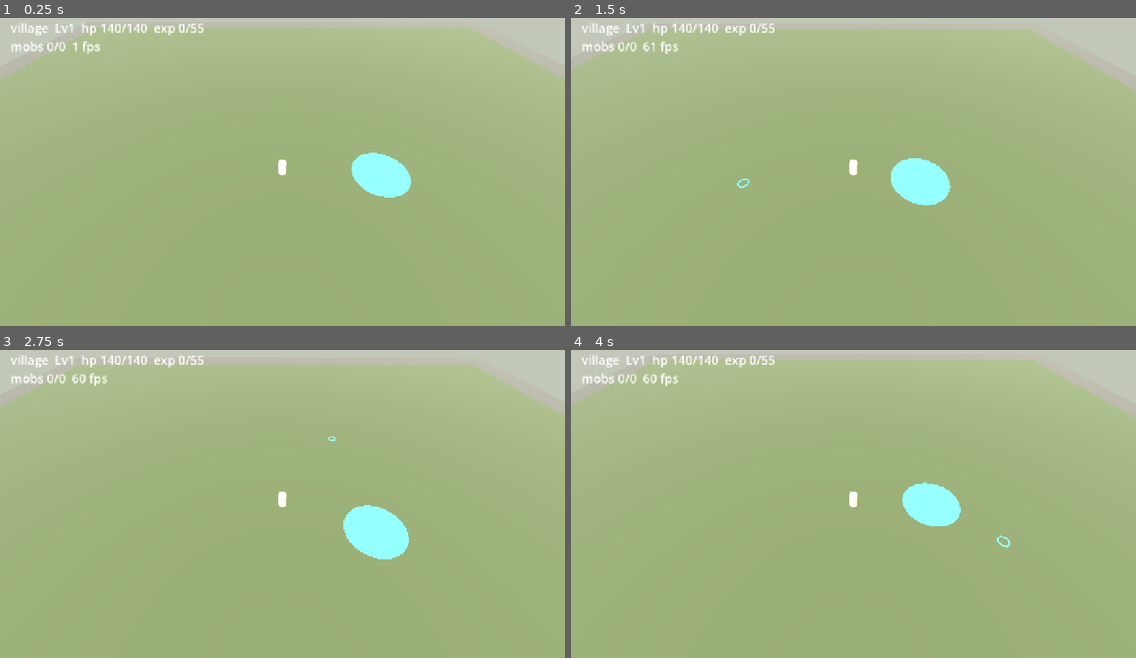
Above: before the commit, frames 1-4 (two rows, left to right).
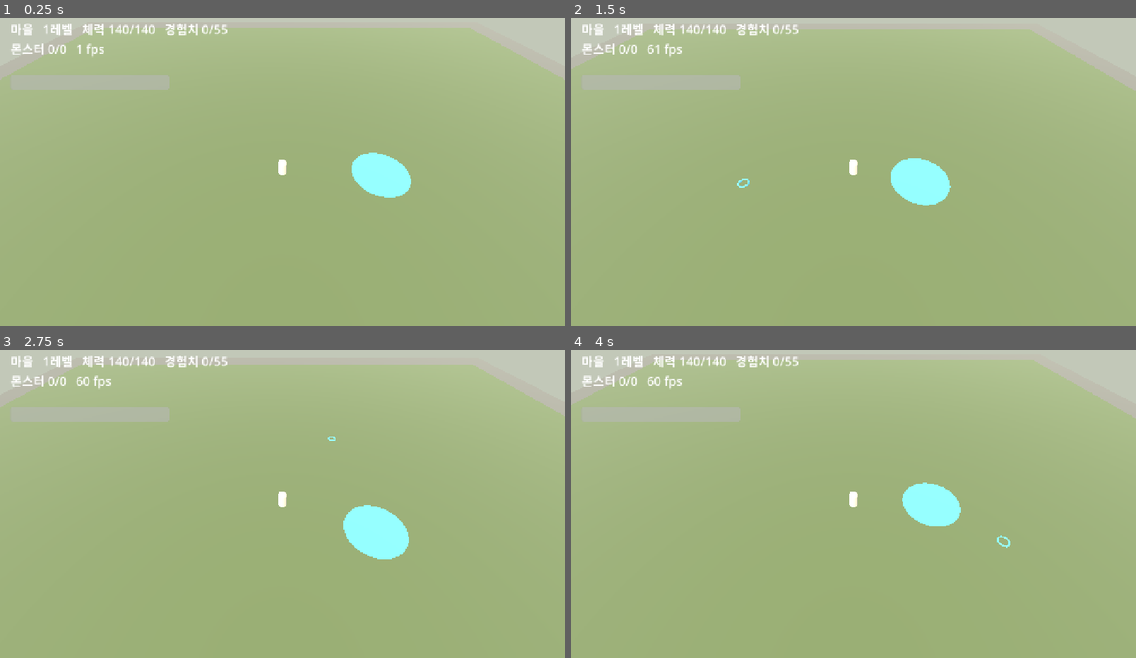
Above: after the commit, the same moments.

Repository: gogoalswo/MMORPG
Game: Godot game, scene res://main.tscn
Two runs of this game, one before a commit and one after it. Both use one fixed random seed, a clock stepped at 60 frames per second and the inputs below.
Inputs (mouse positions are in pixels of both pictures, inside the frame that each line leads up to):
- Up to frame 1 (0.25 s): no input
- Up to frame 2 (1.5 s): tap Enter at 0.5 s; move the mouse to (977, 150) at 0.52 s; click (977, 150) at 0.67 s; move the mouse to (740, 184) at 1.27 s; click (740, 184) at 1.42 s
- Up to frame 3 (2.75 s): move the mouse to (339, 430) at 2.02 s; click (339, 430) at 2.17 s
- Up to frame 4 (4 s): move the mouse to (825, 562) at 2.77 s; click (825, 562) at 2.92 s; move the mouse to (1023, 547) at 3.52 s; click (1023, 547) at 3.67 s

The runs differ from the first frame. In frame 1, 2.3% of the frame differs, in the area x 1-41%, y 1-24%; in frame 2, 2.3%; in frame 3, 2.3%; in frame 4, 2.3%.

Commit message:
고도 이관 8단계: 한글 폰트, 체력바, 사냥터 고르는 화면
- 한글 폰트 — 고도 기본 폰트에 글리프가 없어 그냥 쓰면 네모로 나온다.
  Noto Sans KR 을 완성형 2350자 + ASCII 로 줄여(5.9MB -> 436KB) 테마에 깔았다.
  웹 빌드가 이미 51MB 라 통째로 넣을 수 없었다. 출처와 약관은 docs/ASSETS.md
- 차원문이 **알리기만 한다.** 문에 서면 gate 이벤트를 한 번 보내고, 마을 +
  사냥터 20곳 중 어디로 갈지는 사람이 고른다. 고른 곳이 있는 존인지는
  World 가 다시 본다 — 화면이 보내는 건 요청이다
- 체력바와 한국어 화면 글자 (존 이름·피해·레벨업·사망)

확인: 폰트에 존 21곳·몬스터 60종 이름 글자가 전부 있음, 차원문 단추 21개,
골라서 초원으로 이동, 체력바가 스탯을 따라감, 문 안에 서 있어도 다시 안 알림,
없는 존은 거절. 고도 테스트 8개·npm test 135개·typecheck 통과.

CLAUDE.md 에 "고도 이관 작업은 묻지 말고 합친다" 를 적었다 (2026-09-17).

Co-Authored-By: Claude Opus 5 <noreply@anthropic.com>
Claude-Session: https://claude.ai/code/session_01FWZ5o5cfGG3ogQzQN9Uxud

Diff:
--- a/godot/game/game.gd
+++ b/godot/game/game.gd
@@ -36,6 +36,9 @@
 var _mob_nodes: Dictionary = {}
 ## 마지막으로 일어난 일 한 줄 (맞았다·레벨 올랐다)
 var _last_event := ""
+var _ui_root: Control
+var _hp_bar: ProgressBar
+var _gate_panel: PanelContainer
 
 
 func _ready() -> void:
@@ -50,23 +53,31 @@
 func _on_event(name: StringName, payload: Dictionary) -> void:
 	match name:
 		&"hit":
-			_last_event = "hit %d%s%s" % [
+			var who := "맞음" if payload.get("target_kind", "") == "player" else "피해"
+			_last_event = "%s %d%s%s" % [
+				who,
 				payload.get("amount", 0),
-				"!" if payload.get("crit", false) else "",
-				"  KILL" if payload.get("killed", false) else "",
+				" 치명타!" if payload.get("crit", false) else "",
+				"  처치!" if payload.get("killed", false) else "",
 			]
+		&"levelUp":
+			_last_event = "레벨 %d 이 되었습니다" % payload.get("level", 0)
 		&"swing":
 			# 휘두르는 동안 발이 묶인다는 통보. 그 시간만큼 공격 동작을 튼다
 			_swing_until = Time.get_ticks_msec() + int(payload.get("root_ms", 400))
-		&"levelUp":
-			_last_event = "LEVEL UP %d" % payload.get("level", 0)
 		&"died":
-			_last_event = "YOU DIED - tap to revive in town"
+			_last_event = "쓰러졌습니다 — 아무 데나 눌러 마을에서 되살아나기"
 			_target = Vector3.INF
 			_target_mob = ""
 			_marker.visible = false
+			_gate_panel.visible = false
 		&"revived":
-			_last_event = "revived"
+			_last_event = "마을에서 되살아났습니다"
+		&"gate":
+			# 차원문에 섰다. 어디로 갈지는 사람이 고른다
+			_gate_panel.visible = true
+		&"zone":
+			_last_event = "%s 에 도착했습니다" % GameData.zone(str(payload.get("zone", ""))).get("name", "")
 
 
 ## 존이 바뀌어도 살아 있는 것들
@@ -109,11 +120,79 @@
 
 	var ui := CanvasLayer.new()
 	add_child(ui)
+
+	# 한글 폰트를 테마로 깐다. 고도 기본 폰트에는 한글 글리프가 없어서
+	# 안 깔면 "마을" 이 네모로 나온다 (npm run sync:godot 이 복사해 둔다)
+	_ui_root = Control.new()
+	_ui_root.set_anchors_preset(Control.PRESET_FULL_RECT)
+	# 화면 아무 데나 눌러 걸어야 하므로 UI 바탕은 터치를 먹지 않는다.
+	# 단추는 제 몫을 따로 먹는다
+	_ui_root.mouse_filter = Control.MOUSE_FILTER_IGNORE
+	_ui_root.theme = _make_theme()
+	ui.add_child(_ui_root)
+
 	_label = Label.new()
-	# ASCII 만 쓴다 — 고도 기본 폰트에 한글 글리프가 없다
 	_label.position = Vector2(24, 24)
-	_label.add_theme_font_size_override("font_size", 28)
-	ui.add_child(_label)
+	_ui_root.add_child(_label)
+
+	_hp_bar = ProgressBar.new()
+	_hp_bar.position = Vector2(24, 150)
+	_hp_bar.size = Vector2(360, 34)
+	_hp_bar.show_percentage = false
+	_ui_root.add_child(_hp_bar)
+
+	_build_gate_panel()
+
+
+func _make_theme() -> Theme:
+	var theme := Theme.new()
+	var path := "res://assets/fonts/NotoSansKR-subset.ttf"
+	if ResourceLoader.exists(path):
+		theme.default_font = load(path)
+	theme.default_font_size = 28
+	return theme
+
+
+## 차원문에 서면 뜨는 사냥터 목록. 웹 클라의 ui/zoneGate.ts 와 같은 자리다
+func _build_gate_panel() -> void:
+	_gate_panel = PanelContainer.new()
+	_gate_panel.set_anchors_preset(Control.PRESET_CENTER)
+	_gate_panel.visible = false
+	_ui_root.add_child(_gate_panel)
+
+	var rows := VBoxContainer.new()
+	_gate_panel.add_child(rows)
+
+	var title := Label.new()
+	title.text = "어디로 갈까요"
+	rows.add_child(title)
+
+	var grid := GridContainer.new()
+	grid.columns = 3
+	rows.add_child(grid)
+
+	# 마을 + 사냥터 20곳. 순서는 데이터가 정한다 (zones.json 의 fieldOrder)
+	var ids: Array = [GameData.start_zone()]
+	ids.append_array(GameData.field_order())
+	for id in ids:
+		var zone := GameData.zone(str(id))
+		var button := Button.new()
+		button.text = str(zone.get("name", id))
+		button.pressed.connect(_on_gate_pick.bind(str(id)))
+		grid.add_child(button)
+
+	var close := Button.new()
+	close.text = "닫기"
+	close.pressed.connect(func() -> void: _gate_panel.visible = false)
+	rows.add_child(close)
+
+
+func _on_gate_pick(zone_id: String) -> void:
+	_gate_panel.visible = false
+	_target = Vector3.INF
+	_target_mob = ""
+	_marker.visible = false
+	_transport.send(&"travel", {"zone": zone_id})
 
 
 ## 존 하나를 짓는다. 차원문으로 옮기면 통째로 버리고 다시 짓는다
@@ -397,8 +476,12 @@
 		if int(monster.hp) > 0:
 			alive += 1
 	_player.visible = not bool(me.get("dead", false))
-	_label.text = "%s  Lv%d  hp %d/%d  exp %d/%d\nmobs %d/%d  %d fps\n%s" % [
-		zone_now,
+
+	_hp_bar.max_value = me.stats.maxHp
+	_hp_bar.value = me.hp
+
+	_label.text = "%s   %d레벨   체력 %d/%d   경험치 %d/%d\n몬스터 %d/%d   %d fps\n%s" % [
+		GameData.zone(zone_now).get("name", zone_now),
 		me.level,
 		me.hp,
 		me.stats.maxHp,
--- a/godot/net/local_transport.gd
+++ b/godot/net/local_transport.gd
@@ -34,6 +34,8 @@
 			_world.attack(MY_ID)
 		&"revive":
 			_world.revive(MY_ID)
+		&"travel":
+			_world.travel(MY_ID, str(payload.get("zone", "")))
 		_:
 			push_warning("모르는 메시지: %s" % message)
 
--- a/godot/tests/model_test.gd
+++ b/godot/tests/model_test.gd
@@ -90,10 +90,8 @@
 	if not game._player is Rig:
 		_fail("캐릭터가 모델이 아니다")
 
-	# 차원문(9, 0)으로 밀어 넣는다
-	var me: Dictionary = game._transport.snapshot().players[game._transport.my_id()]
-	me.x = 9.0
-	me.z = 0.0
+	# 사냥터를 골라 옮긴다
+	game._transport.send(&"travel", {"zone": "meadow"})
 	for i in 5:
 		await process_frame
 
--- a/godot/tests/monster_test.gd
+++ b/godot/tests/monster_test.gd
@@ -99,15 +99,38 @@
 
 
 func _case_gate() -> void:
+	# 차원문은 **고르라고 알리기만 한다.** 어디로 갈지는 사람이 고른다
 	var w := _world("village")
 	var gate_pos: Array = w.zone.gate.position
 	var me: Dictionary = w.snapshot().players["me"]
 	me.x = float(gate_pos[0])
 	me.z = float(gate_pos[1])
 	w.step(0.016)
+	if w.zone_id != "village":
+		_fail("고르기도 전에 존이 %s 로 바뀌었다" % w.zone_id)
+	var told := false
+	for e in w.drain_events():
+		if e.get("type", "") == "gate":
+			told = true
+	if not told:
+		_fail("차원문에 섰는데 알려 주지 않았다")
+
+	# 문을 벗어나지 않으면 다시 알리지 않는다 (매 프레임 뜨면 깜빡인다)
+	w.step(0.016)
+	for e in w.drain_events():
+		if e.get("type", "") == "gate":
+			_fail("문 안에 서 있는데 또 알렸다")
+
+	# 고른 곳으로 옮긴다
+	w.travel("me", "meadow")
 	if w.zone_id != "meadow":
-		_fail("차원문에 섰는데 존이 %s 그대로다" % w.zone_id)
+		_fail("고른 곳으로 안 갔다 (%s)" % w.zone_id)
 	elif _mobs(w).size() != 81:
 		_fail("옮긴 존에 몬스터가 안 났다")
 	else:
-		print("  차원문 -> %s, 몬스터 %d마리" % [w.zone_id, _mobs(w).size()])
+		print("  차원문 알림 -> 골라서 %s, 몬스터 %d마리" % [w.zone_id, _mobs(w).size()])
+
+	# 없는 존은 거절한다 — 화면이 보내는 건 요청이다
+	w.travel("me", "없는곳")
+	if w.zone_id != "meadow":
+		_fail("없는 존으로 옮겨졌다")
--- /dev/null
+++ b/godot/tests/ui_test.gd
@@ -0,0 +1,112 @@
+extends SceneTree
+
+## 한글이 실제로 그려지는지, 차원문 화면과 체력바가 도는지 본다.
+##
+## 스크린샷을 찍지 않는다 — 폰트에 글리프가 있는지는 글로 확인할 수 있다.
+##
+##   godot --headless --path godot --script tests/ui_test.gd
+
+const FONT := "res://assets/fonts/NotoSansKR-subset.ttf"
+
+var _failed := 0
+
+
+func _init() -> void:
+	_case_font()
+	_run_scene.call_deferred()
+
+
+func _fail(text: String) -> void:
+	print("  실패 " + text)
+	_failed += 1
+
+
+func _case_font() -> void:
+	if not ResourceLoader.exists(FONT):
+		_fail("폰트가 없다 — npm run sync:godot 을 돌렸나")
+		return
+	var font: Font = load(FONT)
+
+	# 게임에 나오는 글자가 전부 들어 있어야 한다. 없으면 네모로 나온다
+	var sample := "마을 초원 레벨 체력 경험치 몬스터 어디로 갈까요 되살아나기 들늑대 처치 치명타"
+	var missing := ""
+	for ch in sample:
+		if ch == " ":
+			continue
+		if not font.has_char(ch.unicode_at(0)):
+			missing += ch
+	if missing != "":
+		_fail("폰트에 없는 글자: %s" % missing)
+	else:
+		print("  폰트: %s 글자 확인 (%d자)" % ["한글", sample.length()])
+
+	# 존 21곳과 몬스터 60종 이름도 전부 나와야 한다
+	var names := ""
+	for id in GameData.zones().get("zones", {}):
+		names += str(GameData.zone(str(id)).get("name", ""))
+	for id in GameData.load_table("monsters").get("kinds", {}):
+		names += str(GameData.monster_kind(str(id)).get("name", ""))
+	var bad := ""
+	for ch in names:
+		if ch != " " and not font.has_char(ch.unicode_at(0)):
+			bad += ch
+	if bad != "":
+		_fail("존·몬스터 이름에 없는 글자: %s" % bad)
+	else:
+		print("  존 21곳·몬스터 60종 이름 전부 그려진다")
+
+
+func _run_scene() -> void:
+	root.add_child(load("res://main.tscn").instantiate())
+	await process_frame
+	var game: Node3D = root.get_node("Game")
+	await process_frame
+
+	# 화면 글자가 한국어인가
+	if not game._label.text.begins_with("마을"):
+		_fail("존 이름이 한국어가 아니다: %s" % game._label.text.left(20))
+
+	# 체력바가 스탯을 따라간다
+	var me: Dictionary = game._transport.snapshot().players[game._transport.my_id()]
+	if game._hp_bar.max_value != float(me.stats.maxHp):
+		_fail("체력바 최대치가 %d 이어야 하는데 %d" % [me.stats.maxHp, game._hp_bar.max_value])
+	me.hp = 70
+	await process_frame
+	if game._hp_bar.value != 70:
+		_fail("체력바가 안 따라온다 (%d)" % game._hp_bar.value)
+
+	# 차원문에 서면 고르는 화면이 뜬다
+	if game._gate_panel.visible:
+		_fail("아직 문에 안 섰는데 화면이 떠 있다")
+	me.x = 9.0
+	me.z = 0.0
+	for i in 3:
+		await process_frame
+	if not game._gate_panel.visible:
+		_fail("차원문에 섰는데 고르는 화면이 안 떴다")
+	else:
+		# 마을 + 사냥터 20곳 = 21개 단추
+		var grid: GridContainer = game._gate_panel.get_child(0).get_child(1)
+		print("  차원문 화면: 단추 %d개, 첫 줄 '%s'" % [
+			grid.get_child_count(), grid.get_child(0).text
+		])
+		if grid.get_child_count() != 21:
+			_fail("단추가 21개여야 하는데 %d개" % grid.get_child_count())
+
+	# 골라서 옮긴다
+	game._on_gate_pick("meadow")
+	for i in 5:
+		await process_frame
+	if game._shown_zone != "meadow":
+		_fail("골랐는데 화면이 %s 그대로다" % game._shown_zone)
+	elif game._gate_panel.visible:
+		_fail("옮겼는데 고르는 화면이 안 닫혔다")
+	else:
+		print("  골라서 이동: %s" % game._label.text.split("\n")[0].strip_edges())
+
+	if _failed == 0:
+		print("UI: 전부 통과")
+		quit(0)
+	else:
+		print("UI: %d개 실패" % _failed)
+		quit(1)
--- a/godot/world/world.gd
+++ b/godot/world/world.gd
@@ -160,32 +160,39 @@
 	_check_gate()
 
 
-## 차원문에 들어가면 존을 옮긴다.
+## 차원문 안에 서 있으면 **고르는 화면을 띄우라고 알린다.** 어디로 갈지는
+## 사람이 고른다 (웹 클라의 ui/zoneGate.ts 와 같은 자리).
 ##
-## **임시다.** 진짜 게임은 차원문에서 사냥터 20곳을 골라 고르게 되어 있는데
-## (웹 클라의 ui/zoneGate.ts), 그 화면은 UI 단계에서 만든다. 지금은 마을과
-## 첫 사냥터를 오가기만 한다 — 몬스터를 보려면 사냥터로 가야 하기 때문이다.
+## 매 프레임 알리면 화면이 깜빡이므로, 문을 벗어날 때까지 한 번만 알린다.
 func _check_gate() -> void:
 	var gate: Dictionary = zone.get("gate", {})
 	if gate.is_empty():
 		return
 	var position: Array = gate.get("position", [0, 0])
 	var radius := float(gate.get("radius", 2.6))
-	var fields := GameData.field_order()
-	var target: String = GameData.start_zone() if zone_id != GameData.start_zone() else (
-		str(fields[0]) if not fields.is_empty() else ""
-	)
-	if target.is_empty():
-		return
 
 	for id in _players:
 		var player: Dictionary = _players[id]
+		if bool(player.get("dead", false)):
+			continue
 		var gap := Vector2(player.x - float(position[0]), player.z - float(position[1])).length()
-		if gap <= radius:
-			open(target)
-			for who in _players:
-				join(who)
-			return
+		var inside := gap <= radius
+		if inside and not bool(player.get("at_gate", false)):
+			_events.append({"type": "gate"})
+		player["at_gate"] = inside
+
+
+## 고른 곳으로 옮긴다. **있는 존인지 여기서 다시 본다** — 화면이 보내는 건 요청이다
+func travel(player_id: String, target: String) -> void:
+	if not _players.has(player_id):
+		return
+	var all: Dictionary = GameData.zones().get("zones", {})
+	if not all.has(target) or target == zone_id:
+		return
+	open(target)
+	for who in _players:
+		join(who)
+	_events.append({"type": "zone", "zone": target})
 
 
 ## 밖으로 내보내는 상태. 읽기 전용으로 쓴다.
Not shown, changed: .github/workflows/pages.yml
Not shown, changed: CLAUDE.md
Not shown, changed: docs/ASSETS.md
Not shown, changed: docs/features/godot-migration.md
Not shown, added: public/assets/fonts/NotoSansKR-subset.ttf
Not shown, added: scripts/build-korean-font.py
Not shown, changed: scripts/sync-godot-assets.mjs
